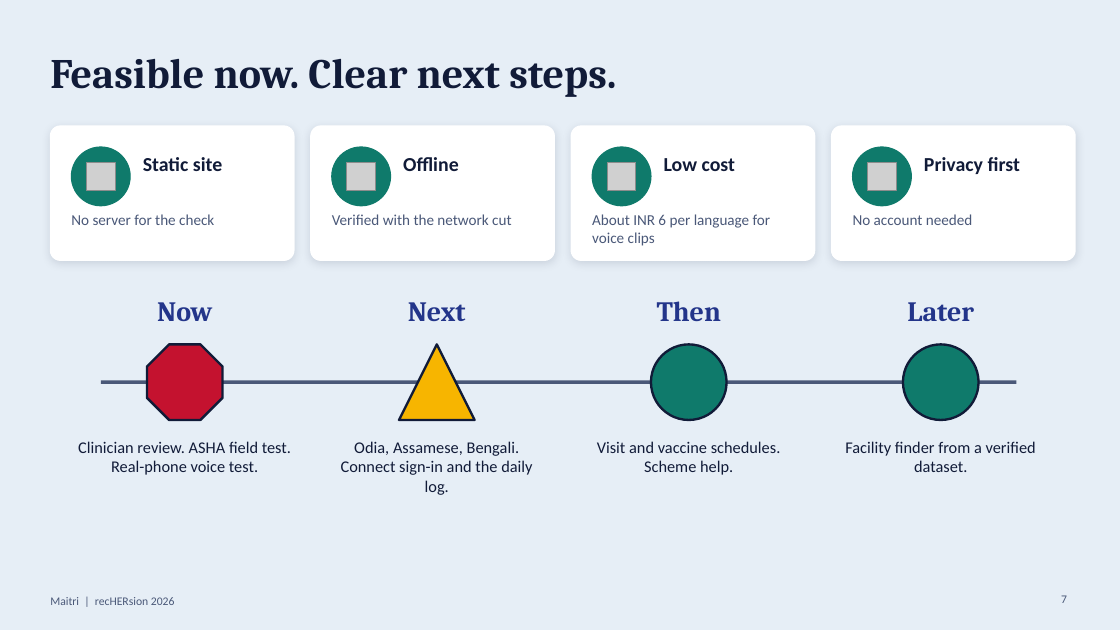
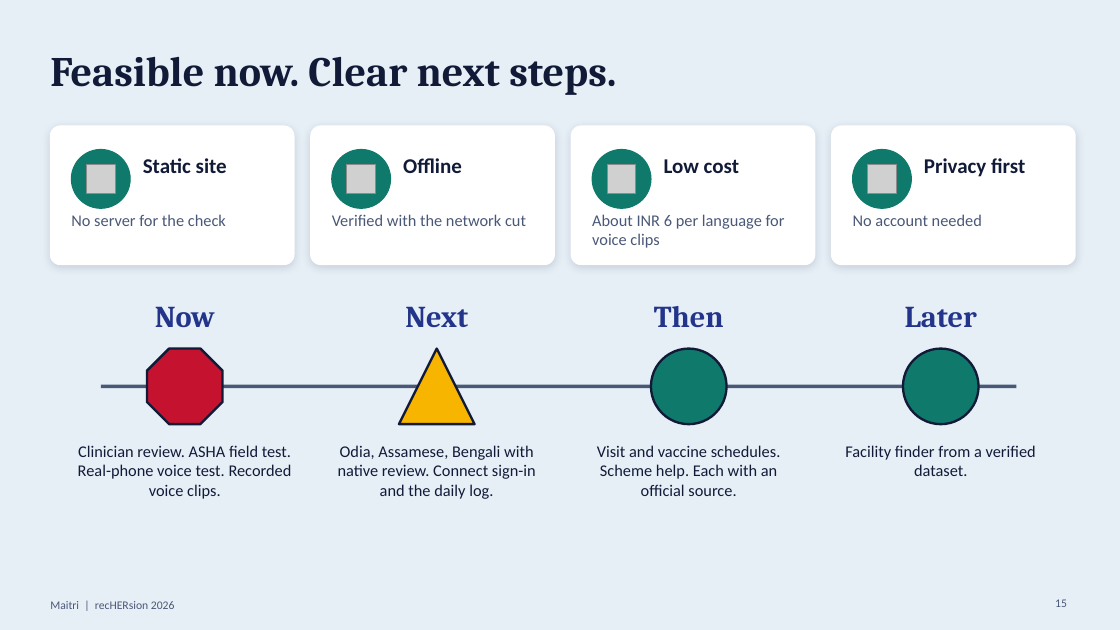
Before and after one commit to aafreenzy/maitri, a slide deck: slide 15 of docs/Maitri-recHERsion-2026-final.pptx (slide 7 before the commit). Drawn at 1120x630 pixels with LibreOffice and Linux fonts; fonts in the diff are those of the drawing; grey boxes stand for pictures. Boxes give left, top, right and bottom in pixels: in the first picture for what was removed or moved away, otherwise in the second. Text is boxed around its words. In the diff, an @@ line names an element or a change of style, - is before the commit and + after.

```diff
--- a/docs/Maitri-recHERsion-2026-final.pptx
+++ b/docs/Maitri-recHERsion-2026-final.pptx
@@ rounded rectangle: place and size @@
-rounded rectangle at [50,126,294,260]
+rounded rectangle at [50,126,294,265]
@@ rounded rectangle: place and size @@
-rounded rectangle at [311,126,555,260]
+rounded rectangle at [311,126,555,265]
@@ rounded rectangle: place and size @@
-rounded rectangle at [571,126,815,260]
+rounded rectangle at [571,126,815,265]
@@ shadow changed; proportions changed in 4 elements at [50,126,294,265], [571,126,815,265], [311,126,555,265], [832,126,1075,265] @@
@@ rounded rectangle: place and size @@
-rounded rectangle at [832,126,1075,260]
+rounded rectangle at [832,126,1075,265]
@@ size 17 to 18 pt in 4 elements at [143,158,227,173], [403,158,462,173], [664,159,739,173], [924,158,1025,177] @@
@@ size 13 to 14 pt in 4 elements at [71,214,226,226], [332,214,526,226], [592,214,785,248], [853,214,982,226] @@
@@ size 24 to 26 pt in 4 elements at [155,306,215,327], [405,306,468,327], [654,306,724,327], [905,306,977,327] @@
@@ 2 ellipses, 1 text, 1 line, 1 octagon, 1 triangle: place and size @@
-2 ellipses, 1 text, 1 line, 1 octagon, 1 triangle at [50,344,1017,605]
+2 ellipses, 1 text, 1 line, 1 octagon, 1 triangle at [50,349,1017,609]
@@ text at [78,445,292,499]: text changed @@
-Clinician review. ASHA field test. Real-phone voice test.
+Clinician review. ASHA field test. Real-phone voice test. Recorded voice clips.
@@ text at [338,445,536,499]: text changed @@
-Odia, Assamese, Bengali. Connect sign-in and the daily log.
+Odia, Assamese, Bengali with native review. Connect sign-in and the daily log.
@@ text at [597,445,781,496]: text changed @@
-Visit and vaccine schedules. Scheme help.
+Visit and vaccine schedules. Scheme help. Each with an official source.
@@ text "Facility finder from a verified ...": place and size @@
-text "Facility finder from a verified ..." at [845,441,1036,472]
+text "Facility finder from a verified ..." at [845,445,1036,476]
@@ page number added at [1055,599,1067,607], 10 pt, text #4A5878 @@
+15
@@ page number removed at [1061,595,1067,603] @@
-7
```
Also in this commit, not shown: 5 other slides changed, 13 slides added, 4 slides removed, 3 other files.
